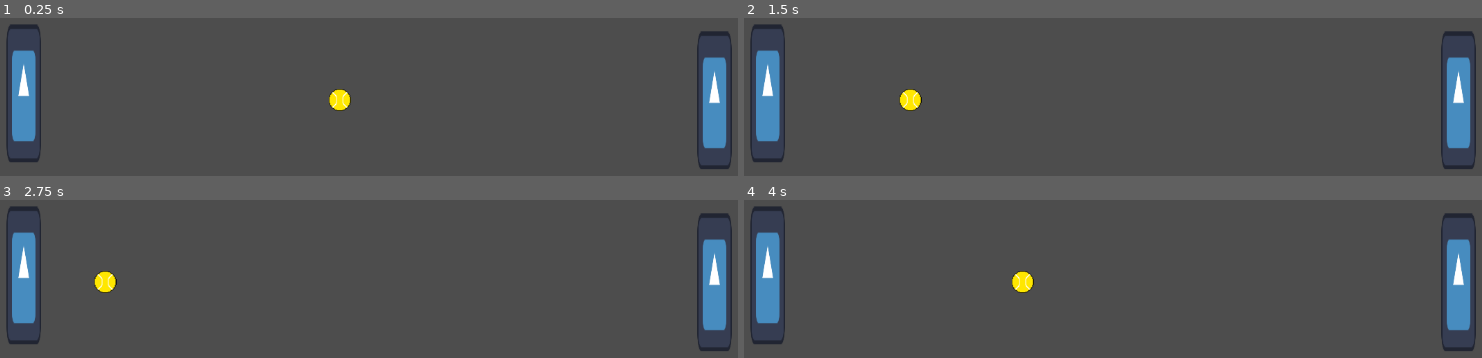
Above: before the commit, frames 1-4 (two rows, left to right).
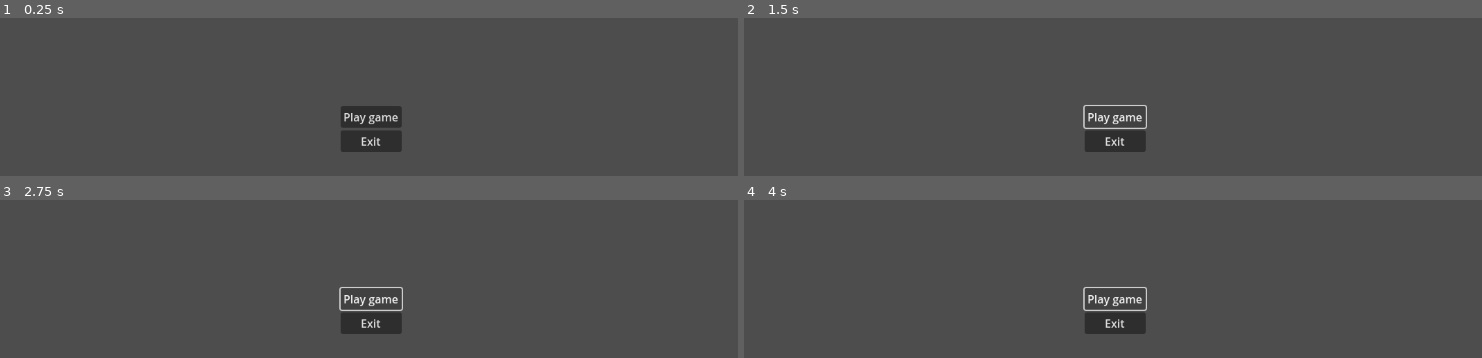
Above: after the commit, the same moments.

Repository: Ejhilton/ping_pong_godot
Game: Godot game, scene res://scenes/main_menu.tscn
Same seed, same stepped clock (60 frames per second), same inputs: the game is played once before the commit and once after it. Before the commit the project starts from res://scenes/game.tscn. The engine's default icon, where the game draws it, is replaced by a stand-in: a white triangle on a blue panel in a dark square.
Inputs (mouse positions are in pixels of both pictures, inside the frame that each line leads up to):
- Up to frame 1 (0.25 s): no input
- Up to frame 2 (1.5 s): click (1113, 117) at 0.5 s, where only the run after the commit has a clickable "Play game"; click (1113, 117) at 1.25 s, where only the run after the commit has a clickable "Play game"
- Up to frame 3 (2.75 s): click (369, 299) at 2 s, where only the run after the commit has a clickable "Play game"
- Up to frame 4 (4 s): no input

The runs differ from the first frame. In frame 1, 7.5% of the frame differs, in the area x 0-100%, y 3-96%; in frame 2, 6.9%; in frame 3, 6.9%; in frame 4, 6.9%.
Error after the commit: Invalid call. Nonexistent function 'change_scene' in base 'SceneTree'. (res://scripts/main_menu.gd:7)

Commit message:
added score correctly, added main menu

Diff:
--- a/project.godot
+++ b/project.godot
@@ -11,13 +11,13 @@
 [application]
 
 config/name="ping_pong"
-run/main_scene="res://scenes/game.tscn"
+run/main_scene="res://scenes/main_menu.tscn"
 config/features=PackedStringArray("4.2", "Forward Plus")
 config/icon="res://icon.svg"
 
 [autoload]
 
-game_manager="*res://scripts/game_manager.gd"
+global_settings="*res://scripts/global_settings.gd"
 
 [input]
 
--- a/scenes/game.tscn
+++ b/scenes/game.tscn
@@ -1,38 +1,10 @@
-[gd_scene load_steps=6 format=3 uid="uid://mrmgpf18j1bj"]
+[gd_scene load_steps=3 format=3 uid="uid://mrmgpf18j1bj"]
 
-[ext_resource type="Script" path="res://scripts/game_manager.gd" id="1_8x7js"]
-[ext_resource type="PackedScene" uid="uid://ca65x4lj1f7h" path="res://scenes/player.tscn" id="1_mt81c"]
-[ext_resource type="PackedScene" uid="uid://bikqndv88s0nt" path="res://scenes/ball.tscn" id="2_pyiwe"]
-[ext_resource type="PackedScene" uid="uid://xhf51wpw0olb" path="res://scenes/point_zone.tscn" id="3_pnesb"]
-[ext_resource type="PackedScene" uid="uid://bx8wicjvf5qh8" path="res://scenes/bounce_border.tscn" id="4_7sdmf"]
+[ext_resource type="PackedScene" uid="uid://cf7tptnopp3vl" path="res://scenes/main_game.tscn" id="1_vysrh"]
+[ext_resource type="PackedScene" uid="uid://bofkfb45kcc4w" path="res://scenes/main_menu.tscn" id="2_4om6n"]
 
 [node name="Game" type="Node2D"]
 
-[node name="GameManager" type="Node" parent="."]
-unique_name_in_owner = true
-script = ExtResource("1_8x7js")
+[node name="main_game" parent="." instance=ExtResource("1_vysrh")]
 
-[node name="player1" parent="." instance=ExtResource("1_mt81c")]
-unique_name_in_owner = true
-position = Vector2(76, 307)
-
-[node name="player2" parent="." instance=ExtResource("1_mt81c")]
-position = Vector2(1072, 317)
-playerID = 2
-
-[node name="ball" parent="." instance=ExtResource("2_pyiwe")]
-position = Vector2(580, 316)
-gravity_scale = 0.0
-
-[node name="p1_point_zone" parent="." instance=ExtResource("3_pnesb")]
-position = Vector2(-314, 324)
-
-[node name="p2_point_zone" parent="." instance=ExtResource("3_pnesb")]
-position = Vector2(1467, 324)
-
-[node name="bounce_border" parent="." instance=ExtResource("4_7sdmf")]
-position = Vector2(588, 0)
-rotation = -3.14159
-
-[node name="bounce_border2" parent="." instance=ExtResource("4_7sdmf")]
-position = Vector2(570, 651)
+[node name="main_menu" parent="." instance=ExtResource("2_4om6n")]
--- /dev/null
+++ b/scenes/main_game.tscn
@@ -0,0 +1,60 @@
+[gd_scene load_steps=7 format=3 uid="uid://cf7tptnopp3vl"]
+
+[ext_resource type="Script" path="res://scripts/game_manager.gd" id="1_4dfp1"]
+[ext_resource type="PackedScene" uid="uid://dvlsr6rtp8c60" path="res://scenes/score_label.tscn" id="2_tvh62"]
+[ext_resource type="PackedScene" uid="uid://bikqndv88s0nt" path="res://scenes/ball.tscn" id="3_3833o"]
+[ext_resource type="PackedScene" uid="uid://xhf51wpw0olb" path="res://scenes/point_zone.tscn" id="4_0r1xf"]
+[ext_resource type="PackedScene" uid="uid://ca65x4lj1f7h" path="res://scenes/player.tscn" id="5_jm74v"]
+[ext_resource type="PackedScene" uid="uid://bx8wicjvf5qh8" path="res://scenes/bounce_border.tscn" id="6_olpqh"]
+
+[node name="main_game" type="Node"]
+
+[node name="GameManager" type="Node" parent="."]
+unique_name_in_owner = true
+script = ExtResource("1_4dfp1")
+
+[node name="ScoreLabel" parent="GameManager" instance=ExtResource("2_tvh62")]
+offset_left = 35.0
+offset_top = 2.0
+offset_right = -933.0
+offset_bottom = -573.0
+text = "Player 1:  0"
+
+[node name="ScoreLabel2" parent="GameManager" instance=ExtResource("2_tvh62")]
+offset_left = 925.0
+offset_right = -43.0
+offset_bottom = -575.0
+text = "Player 2:  0"
+
+[node name="ball" parent="." instance=ExtResource("3_3833o")]
+position = Vector2(580, 316)
+gravity_scale = 0.0
+
+[node name="point_zones" type="Node" parent="."]
+
+[node name="p1_point_zone" parent="point_zones" instance=ExtResource("4_0r1xf")]
+position = Vector2(-314, 324)
+
+[node name="p2_point_zone" parent="point_zones" instance=ExtResource("4_0r1xf")]
+position = Vector2(1467, 324)
+
+[node name="players" type="Node" parent="."]
+
+[node name="player1" parent="players" instance=ExtResource("5_jm74v")]
+unique_name_in_owner = true
+position = Vector2(76, 307)
+
+[node name="player2" parent="players" instance=ExtResource("5_jm74v")]
+position = Vector2(1072, 317)
+playerID = 2
+
+[node name="bounce_borders" type="Node" parent="."]
+
+[node name="bounce_border" parent="bounce_borders" instance=ExtResource("6_olpqh")]
+position = Vector2(588, 0)
+rotation = -3.14159
+
+[node name="bounce_border2" parent="bounce_borders" instance=ExtResource("6_olpqh")]
+position = Vector2(570, 651)
+
+[node name="labels" type="Node" parent="."]
--- /dev/null
+++ b/scenes/main_menu.tscn
@@ -0,0 +1,28 @@
+[gd_scene load_steps=2 format=3 uid="uid://bofkfb45kcc4w"]
+
+[ext_resource type="Script" path="res://scripts/main_menu.gd" id="1_5uxyi"]
+
+[node name="main_menu" type="Control"]
+layout_mode = 3
+anchors_preset = 0
+offset_right = 40.0
+offset_bottom = 40.0
+script = ExtResource("1_5uxyi")
+
+[node name="VBoxContainer" type="VBoxContainer" parent="."]
+layout_mode = 0
+offset_left = 533.0
+offset_top = 325.0
+offset_right = 621.0
+offset_bottom = 391.0
+
+[node name="play_game" type="Button" parent="VBoxContainer"]
+texture_filter = 2
+layout_mode = 2
+text = "Play game"
+
+[node name="exit" type="Button" parent="VBoxContainer"]
+layout_mode = 2
+text = "Exit"
+
+[connection signal="pressed" from="VBoxContainer/play_game" to="." method="_on_play_game_pressed"]
--- /dev/null
+++ b/scenes/score_label.tscn
@@ -0,0 +1,17 @@
+[gd_scene load_steps=2 format=3 uid="uid://dvlsr6rtp8c60"]
+
+[sub_resource type="LabelSettings" id="LabelSettings_gmdwj"]
+font_size = 30
+font_color = Color(0.819584, 0.109838, 0.823581, 1)
+
+[node name="ScoreLabel" type="Label"]
+z_index = 5
+anchors_preset = 15
+anchor_right = 1.0
+anchor_bottom = 1.0
+grow_horizontal = 2
+grow_vertical = 2
+text = "Player X: score"
+label_settings = SubResource("LabelSettings_gmdwj")
+horizontal_alignment = 1
+vertical_alignment = 1
--- a/scripts/ball.gd
+++ b/scripts/ball.gd
@@ -1,6 +1,8 @@
 extends RigidBody2D
 
 var startForce = Vector2(-100,0)
+var angleScaler = 10
+var constantXSpeed = 200
 
 # Called when the node enters the scene tree for the first time.
 func _ready():
@@ -13,4 +15,18 @@
 func _physics_process(delta):
 	var collision = move_and_collide(linear_velocity * delta)
 	if collision:
-		linear_velocity = linear_velocity.bounce(collision.get_normal())
+		if collision.get_collider() is RigidBody2D:
+			var potential_bounce = linear_velocity.bounce(collision.get_normal())
+			var direction_collision_to_center = collision.get_collider().position - position
+			var angle_to_center = direction_collision_to_center.angle() * angleScaler
+			if collision.get_position().x > collision.get_collider().position.x:
+				linear_velocity = potential_bounce.rotated(deg_to_rad(-angle_to_center))
+			else:
+				linear_velocity = potential_bounce.rotated(deg_to_rad(angle_to_center))
+		else:
+			linear_velocity = linear_velocity.bounce(collision.get_normal())
+
+	if linear_velocity.x < 0:
+		linear_velocity.x = -constantXSpeed
+	else:
+		linear_velocity.x = constantXSpeed
--- a/scripts/game_manager.gd
+++ b/scripts/game_manager.gd
@@ -1,12 +1,16 @@
 extends Node
 
-var p1_score = 0
-var p2_score = 0
+@onready var score_label = $ScoreLabel
+@onready var score_label_2 = $ScoreLabel2
+
+func _ready():
+	score_label.text = "Player 1 Score: " + str(global_settings.p1_score)
+	score_label_2.text = "Player 2 Score: " + str(global_settings.p2_score)
 
 func add_point(player):
 	if player == 1:
-		p1_score += 1
-		print("player 1: " + str(p1_score))
+		global_settings.p1_score += 1
+		score_label.text = "Player 1 Score: " + str(global_settings.p1_score)
 	else:
-		p2_score += 1
-		print("player 2: " + str(p2_score))
+		global_settings.p2_score += 1
+		score_label_2.text = "Player 2 Score: " + str(global_settings.p2_score)
--- /dev/null
+++ b/scripts/global_settings.gd
@@ -0,0 +1,4 @@
+extends Node
+
+var p1_score = 0
+var p2_score = 0
--- /dev/null
+++ b/scripts/main_menu.gd
@@ -0,0 +1,7 @@
+extends Control
+
+
+
+
+func _on_play_game_pressed():
+	get_tree().change_scene("res://scenes/main_game.tscn")
--- a/scripts/point_zone.gd
+++ b/scripts/point_zone.gd
@@ -2,15 +2,15 @@
 
 @onready var player_1 = %player1
 @onready var timer = $Timer
+@onready var game_manager = %GameManager
 
 
 func _on_body_entered(body):
 	if position.x > 0:
 		game_manager.add_point(1)
-		timer.start()
 	else:
 		game_manager.add_point(2)
-		timer.start()
+	timer.start()
 
 
 
